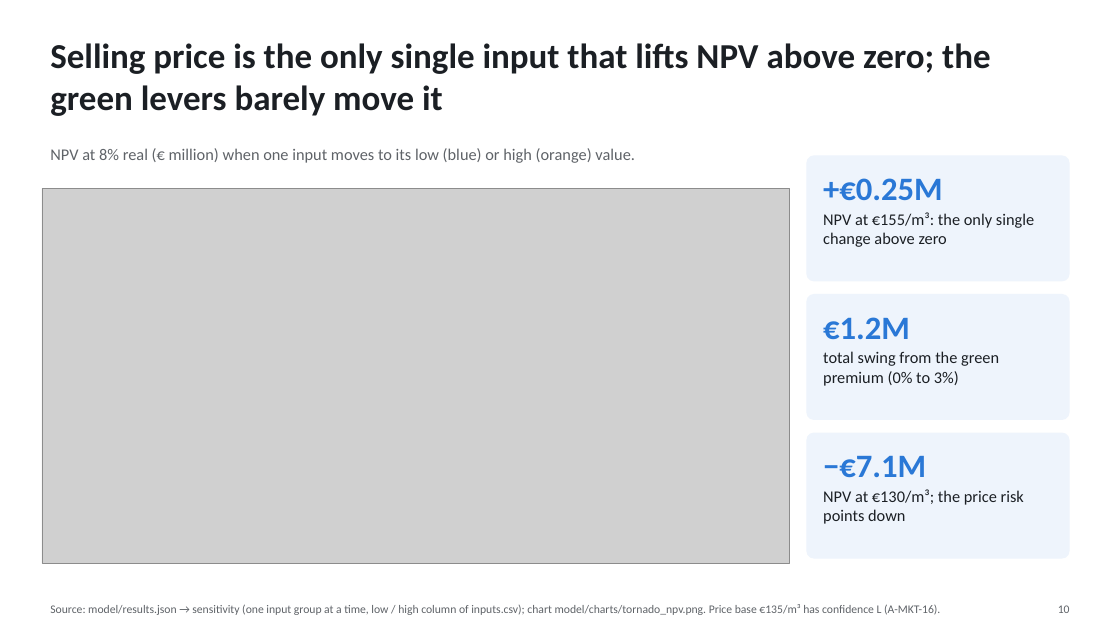
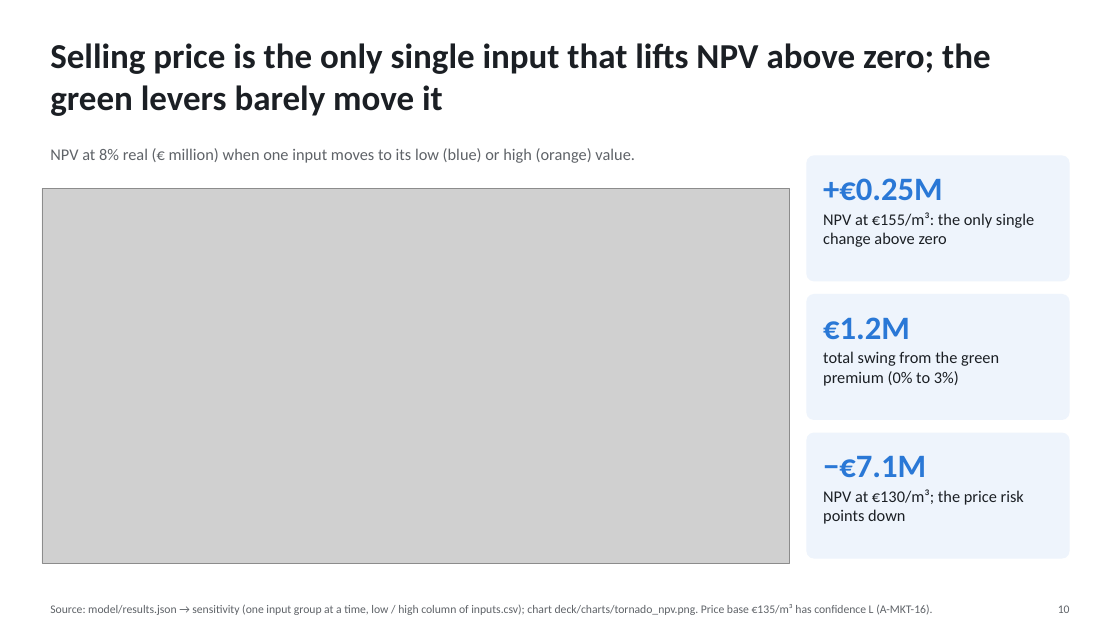
Before and after one commit to kmaster77/Repo2333, a slide deck: slide 10 of deck/pitch_deck.pptx. Drawn at 1120x630 pixels with LibreOffice and Linux fonts; fonts in the diff are those of the drawing; grey boxes stand for pictures. Boxes give left, top, right and bottom in pixels: in the first picture for what was removed or moved away, otherwise in the second. Text is boxed around its words. In the diff, an @@ line names an element or a change of style, - is before the commit and + after.

```diff
--- a/deck/pitch_deck.pptx
+++ b/deck/pitch_deck.pptx
@@ text at (50,604,932,615): text changed @@
-Source: model/results.json → sensitivity (one input group at a time, low / high column of inputs.csv); chart model/charts/tornado_npv.png. Price base €135/m³ has confidence L (A-MKT-16).
+Source: model/results.json → sensitivity (one input group at a time, low / high column of inputs.csv); chart deck/charts/tornado_npv.png. Price base €135/m³ has confidence L (A-MKT-16).
```
Also in this commit, not shown: 4 other slides changed, 6 other files.
